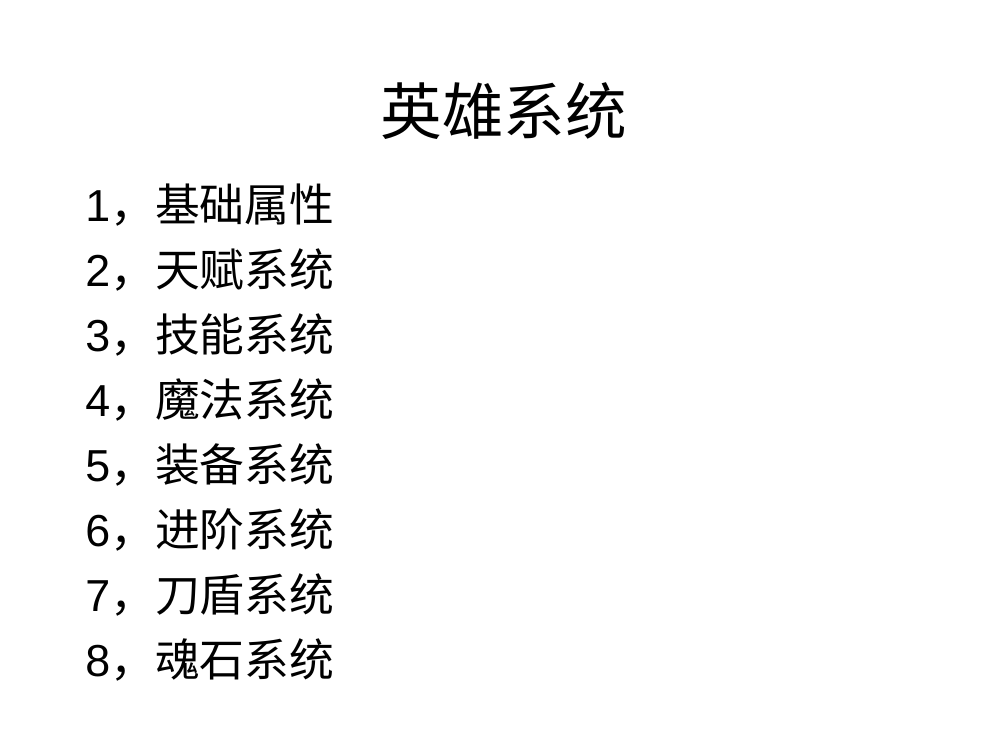
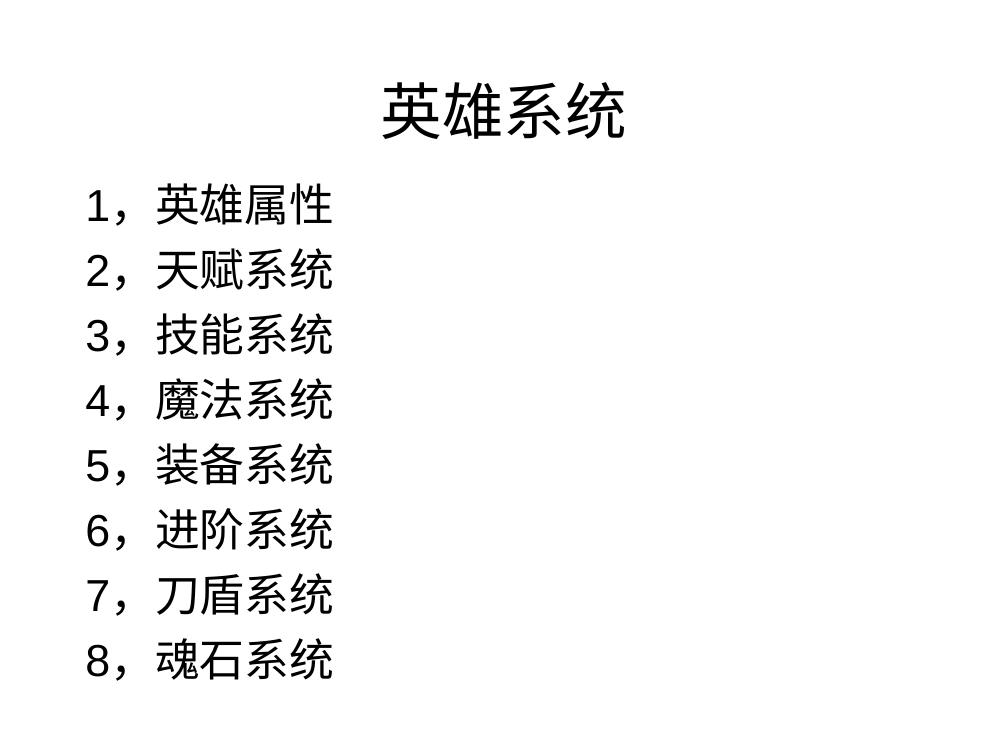
Before and after one commit to caihan1984/demov1, a slide deck: slide 2 of Assets/document/demo.ppt. Drawn at 1008x756 pixels with LibreOffice and Linux fonts; fonts in the diff are those of the drawing. Boxes give left, top, right and bottom in pixels: in the first picture for what was removed or moved away, otherwise in the second. Text is boxed around its words. In the diff, an @@ line names an element or a change of style, - is before the commit and + after.

```diff
--- a/Assets/document/demo.ppt
+++ b/Assets/document/demo.ppt
@@ subtitle at <box>85,186,334,226</box>: text changed @@
-1，基础属性
+1，英雄属性
```
Also in this commit, not shown: 5 other slides changed, 2 slides added, 1 slide removed.
